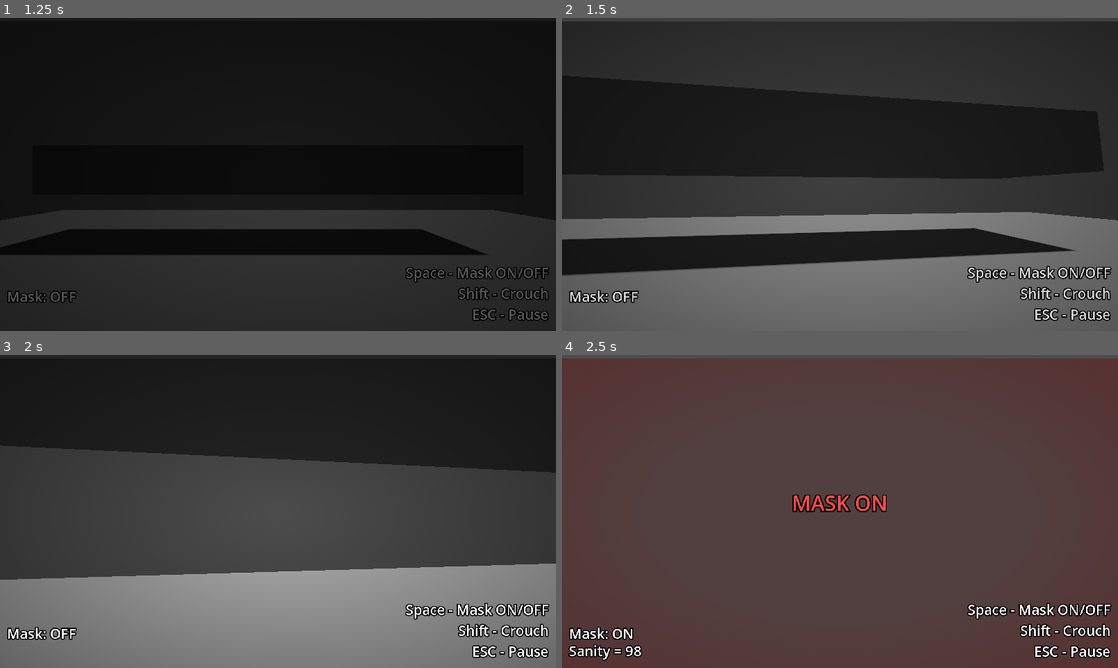
Above: before the commit, frames 1-4 (two rows, left to right).
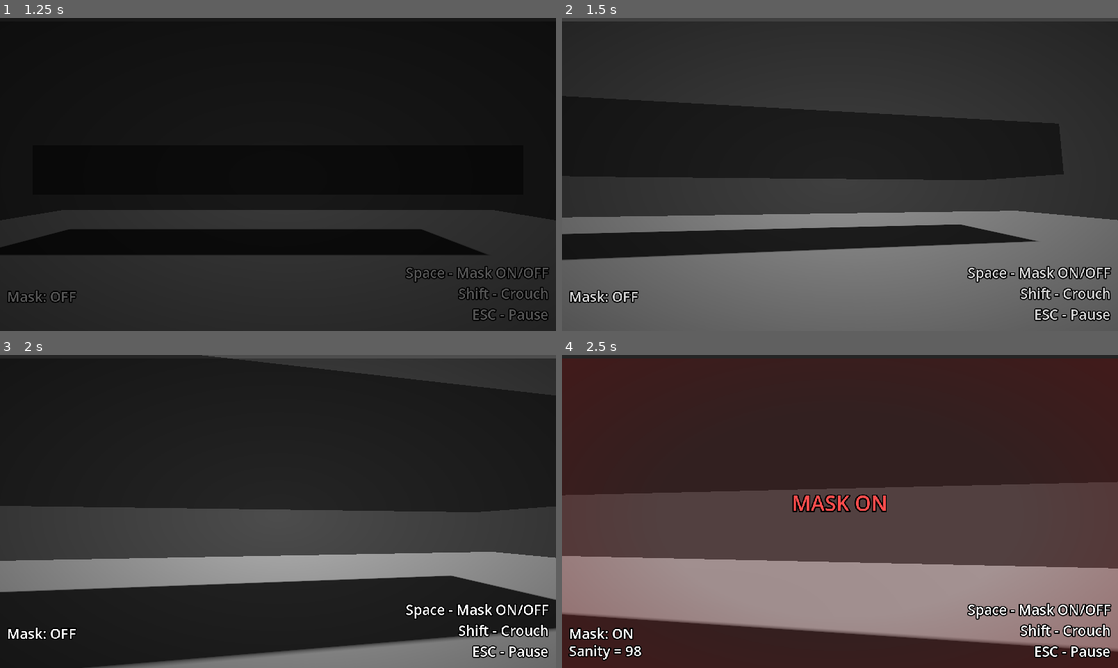
Above: after the commit, the same moments.

Repository: SimoneMicillo/mask-jam-red-devs
Game: Godot game, scene res://UI/MainMenu/main_menu.tscn
Two runs of this game, one before a commit and one after it. Both use one fixed random seed, a clock stepped at 60 frames per second and the inputs below. The engine's default icon, where the game draws it, is replaced by a stand-in: a white triangle on a blue panel in a dark square.
Inputs (mouse positions are in pixels of both pictures, inside the frame that each line leads up to):
- Up to frame 1 (1.25 s): click "▶ PLAY" at 0.5 s
- Up to frame 2 (1.5 s): move the mouse to (867, 174) at 1.27 s; hold Up (ui_up) from 1.28 s (still down); tap Shift (crouch) at 1.35 s
- Up to frame 3 (2 s): keep holding Up (ui_up)
- Up to frame 4 (2.5 s): keep holding Up (ui_up); move the mouse to (812, 511) at 2.02 s; tap Space (toggle_mask) at 2.1 s

Frame 1 is identical in both runs. In frame 2, 9.9% of the frame differs, in the area x 0-100%, y 20-83%; in frame 3, 45%; in frame 4, 71%, in the area x 0-100%, y 0-100%.

Commit message:
Speed fix

Diff:
--- a/Player/player.gd
+++ b/Player/player.gd
@@ -1,7 +1,8 @@
 extends CharacterBody3D
 class_name Player
 
-const SPEED: float = 7.5
+const SPEED: float = 6.5
+const CROUCHED_SPEED: float = 3.5
 var isDead: bool = false
 var isCrouched: bool = false
 
@@ -21,15 +22,21 @@
 	if not is_on_floor():
 		velocity += get_gravity() * delta
 
+	var actualSpeed := 0.0
+	if isCrouched:
+		actualSpeed = CROUCHED_SPEED
+	else:
+		actualSpeed = SPEED
+
 	# Get the input direction and handle the movement/deceleration.
 	var input_dir := Input.get_vector("ui_left", "ui_right", "ui_up", "ui_down")
 	var direction := (transform.basis * Vector3(input_dir.x, 0, input_dir.y)).normalized()
 	if direction:
-		velocity.x = direction.x * SPEED
-		velocity.z = direction.z * SPEED
+		velocity.x = direction.x * actualSpeed
+		velocity.z = direction.z * actualSpeed
 	else:
-		velocity.x = move_toward(velocity.x, 0, SPEED)
-		velocity.z = move_toward(velocity.z, 0, SPEED)
+		velocity.x = move_toward(velocity.x, 0, actualSpeed)
+		velocity.z = move_toward(velocity.z, 0, actualSpeed)
 
 	move_and_slide()
 
